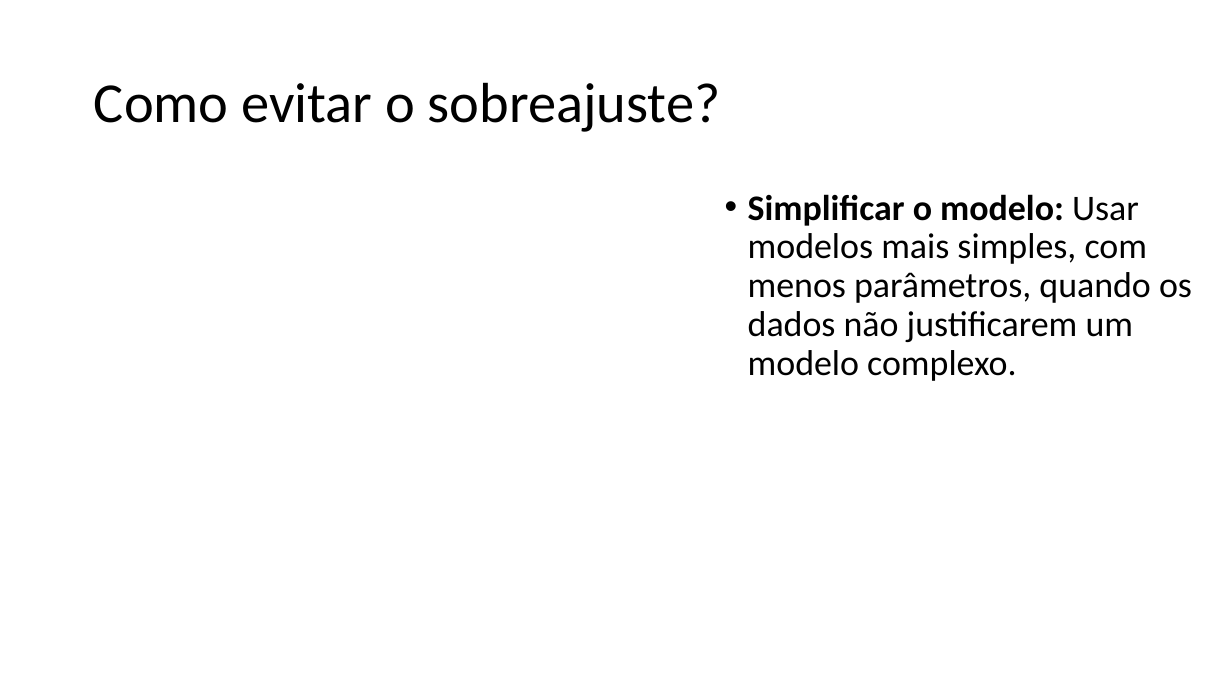
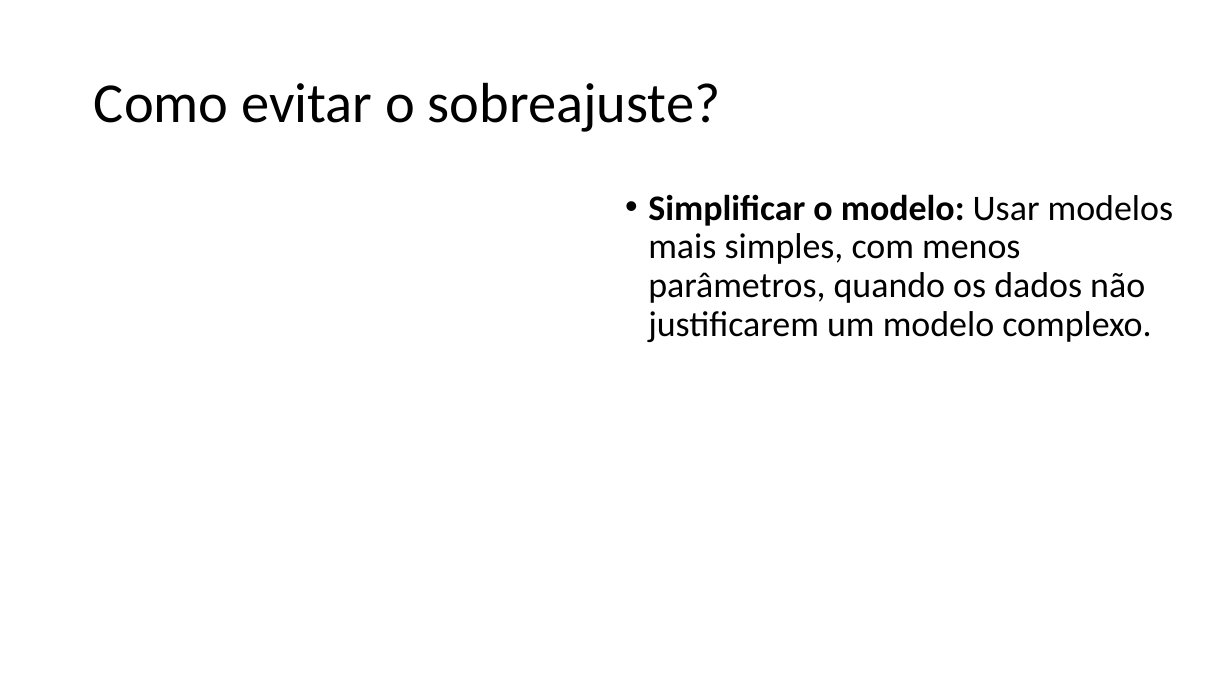
Before and after one commit to zz4fap/tp557-iot-ml, a slide deck: slide 21 of slides/TP557_13_Prevenindo_o_sobreajuste.pptx (slide 12 before the commit). Drawn at 1232x693 pixels with LibreOffice and Linux fonts; fonts in the diff are those of the drawing. Boxes give left, top, right and bottom in pixels: in the first picture for what was removed or moved away, otherwise in the second. Text is boxed around its words. In the diff, an @@ line names an element or a change of style, - is before the commit and + after.

```diff
--- a/slides/TP557_13_Prevenindo_o_sobreajuste.pptx
+++ b/slides/TP557_13_Prevenindo_o_sobreajuste.pptx
@@ text "Simplificar o modelo: Usar modelos ..." rewrapped from box(748, 194, 1192, 381) to box(648, 194, 1174, 342) @@
```
Also in this commit, not shown: 4 other slides changed, 9 slides added, 6 other files.
